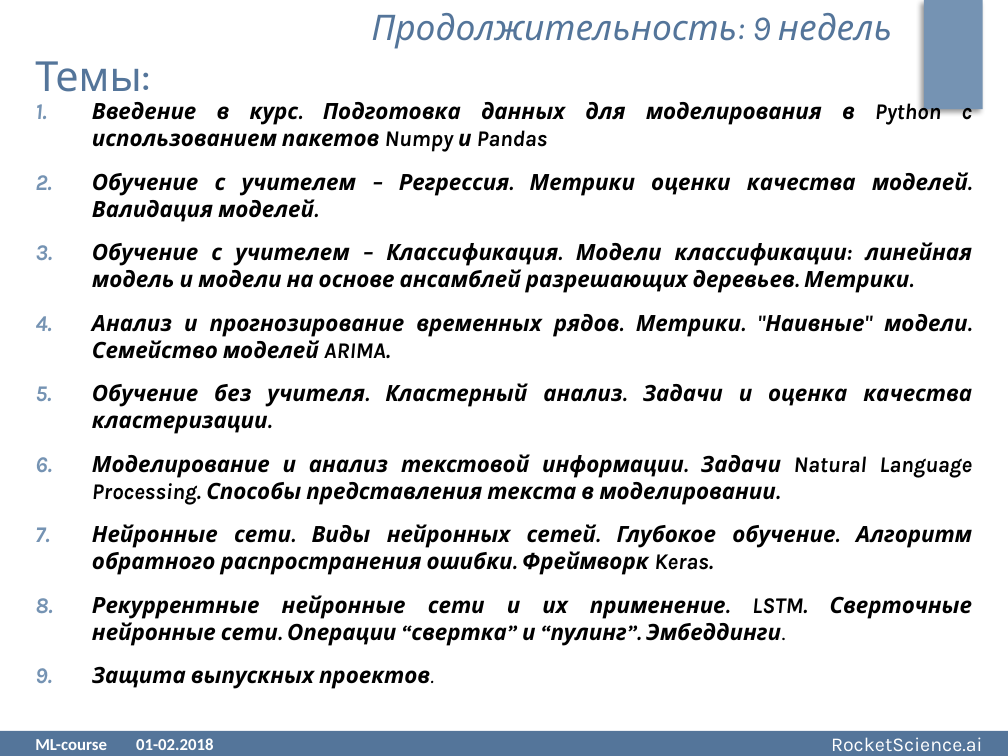
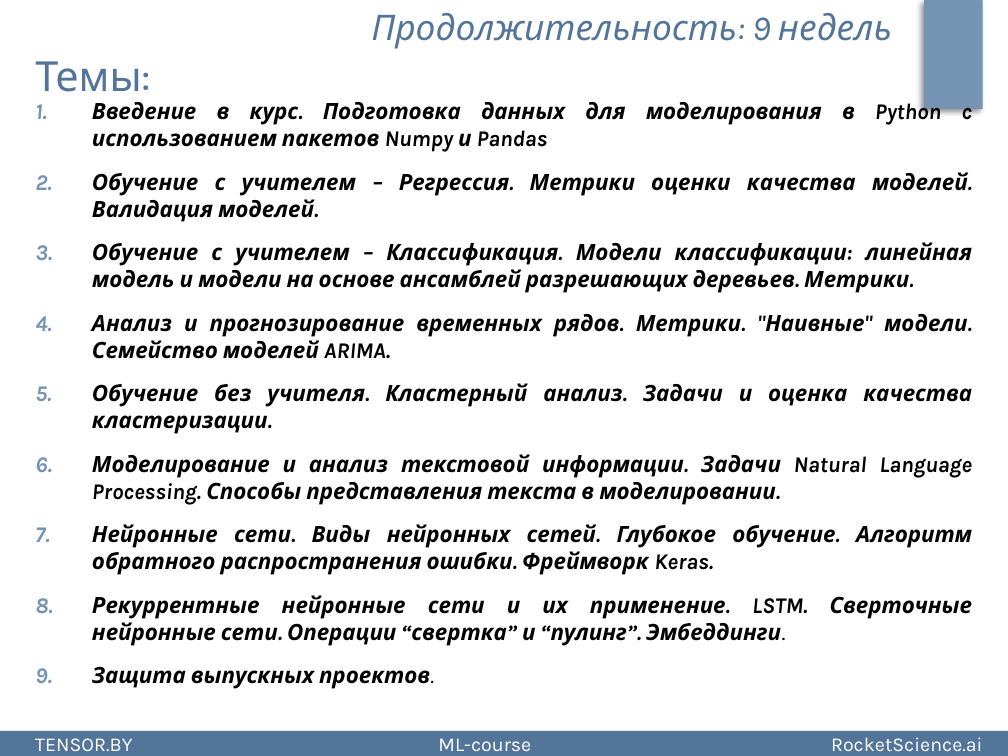
Before and after one commit to rjaffk/tensorby, a slide deck: slide 2 of lecture_introduction/presentation/lecture_introduction.pptx. Drawn at 1008x756 pixels with LibreOffice and Linux fonts; fonts in the diff are those of the drawing; background and template pictures are left out. Boxes give left, top, right and bottom in pixels: in the first picture for what was removed or moved away, otherwise in the second. Text is boxed around its words. In the diff, an @@ line names an element or a change of style, - is before the commit and + after.

```diff
--- a/lecture_introduction/presentation/lecture_introduction.pptx
+++ b/lecture_introduction/presentation/lecture_introduction.pptx
@@ text at [35,738,531,751]: text changed; size 12 to 14 pt; font Calibri to Karla; bold off @@
-ML-course 01-02.2018
+TENSOR.BY ML-course
```
Also in this commit, not shown: 7 other slides changed, 1 slide added, 3 other files.
